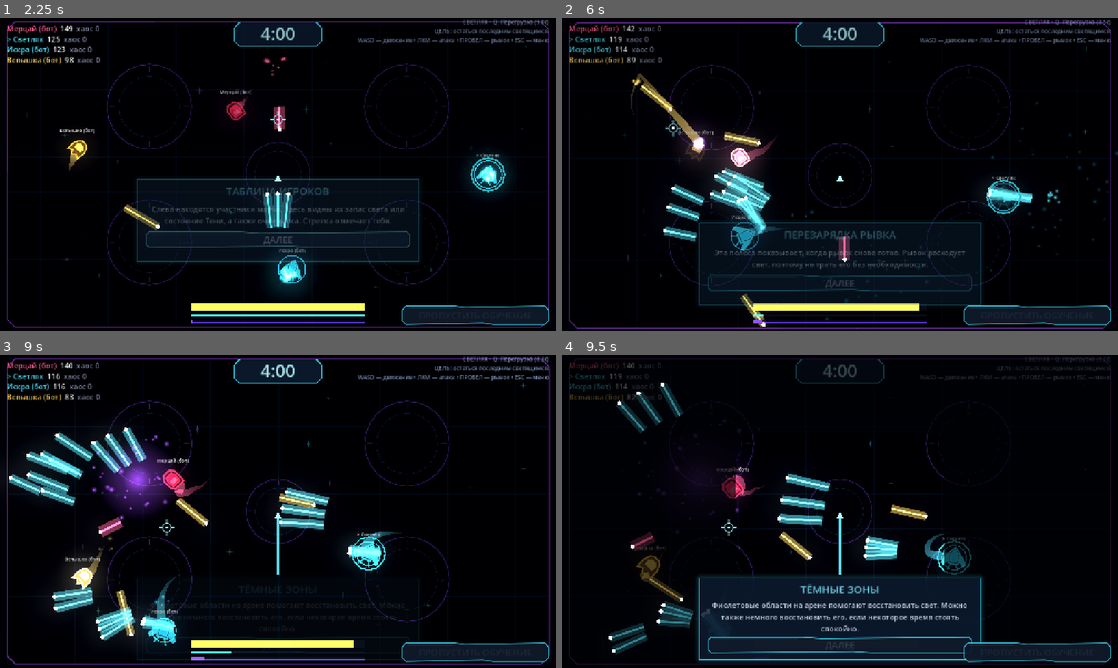
Above: before the commit, frames 1-4 (two rows, left to right).
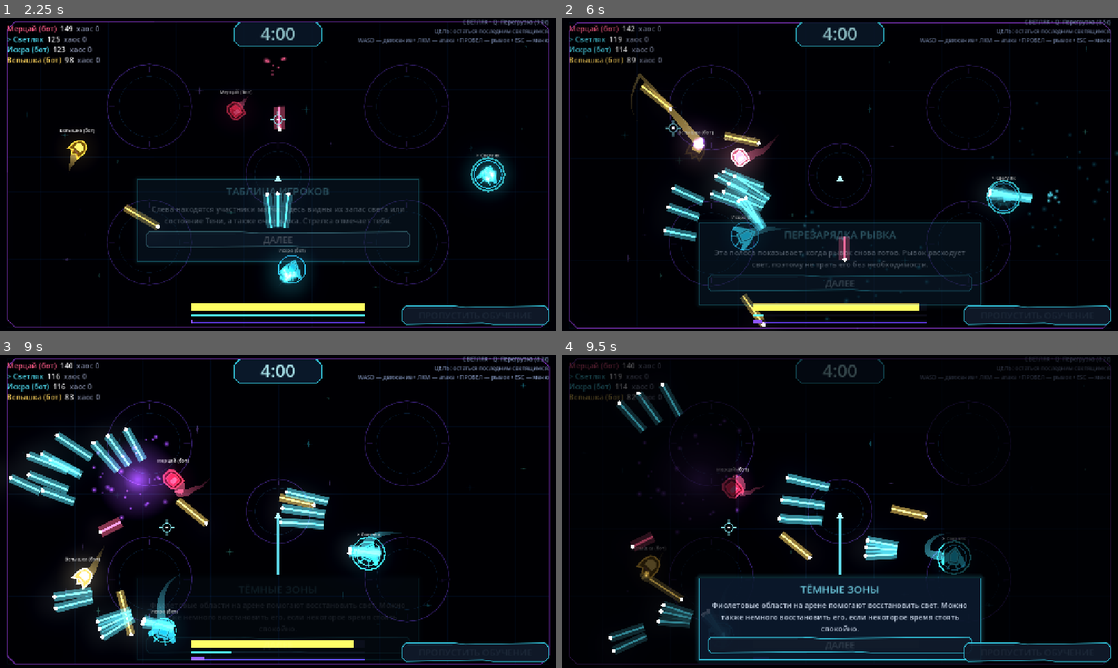
Above: after the commit, the same moments.

Repository: DvoreZZKy/svetobalamut
Game: Godot game, scene res://scenes/menu.tscn
Same seed, same stepped clock (60 frames per second), same inputs: the game is played once before the commit and once after it.
Inputs (mouse positions are in pixels of both pictures, inside the frame that each line leads up to):
- Up to frame 1 (2.25 s): click "Играть одному (с ботами)" at 0.5 s; tap Enter (restart) at 1.25 s; move the mouse to (400, 158) at 1.27 s; hold D (right) 1.28-2 s; hold Space (dash) 1.28-2 s; tap Q (ability) at 1.35 s; click (400, 158) at 1.42 s; click "ДАЛЕЕ" at 2 s
- Up to frame 2 (6 s): move the mouse to (728, 190) at 2.77 s; hold S (down) 2.78-3.53 s; tap Space (dash) at 2.85, 4.55 s; tap E (possess) at 3.05, 5.3 s; move the mouse to (895, 105) at 3.52 s; hold D (right) 3.53-4.28 s; hold E (possess) 3.53-4.28 s; tap Q (ability) at 3.8, 4.35 s; move the mouse to (812, 237) at 4.27 s; hold W (up) 4.28-5.03 s; click (812, 237) at 4.42 s; move the mouse to (1006, 221) at 5.02 s; hold Space (dash) 5.03-5.78 s; hold A (left) from 5.03 s (still down); move the mouse to (673, 127) at 5.77 s; click (673, 127) at 5.85 s
- Up to frame 3 (9 s): tap Q (ability) at 6.05, 8.3 s; move the mouse to (305, 511) at 6.52 s; release A (left) at 6.53 s; hold S (down) 6.53-7.28 s; hold E (possess) 6.53-7.28 s; click (305, 511) at 6.67 s; tap Space (dash) at 6.8 s; move the mouse to (194, 433) at 7.27 s; hold D (right) 7.28-8.03 s; tap Shift at 7.35 s; tap E (possess) at 7.55 s; move the mouse to (400, 495) at 8.02 s; hold W (up) 8.03-8.78 s; tap F at 8.1 s; move the mouse to (166, 527) at 8.77 s; hold D (right) from 8.78 s (still down); tap Keypad Enter at 8.85 s; click (166, 527) at 8.92 s
- Up to frame 4 (9.5 s): keep holding D (right); tap Space (dash) at 9.05 s

Frame 1 is identical in both runs. In frame 2, less than 0.1% of the frame differs, in the area x 12-47%, y 19-69%; in frame 3, less than 0.1%; in frame 4, less than 0.1%.

Commit message:
Apply selectable graphics quality to arena rendering

Diff:
--- a/scripts/arena.gd
+++ b/scripts/arena.gd
@@ -83,12 +83,13 @@
 	is_client = G.mode == "client"
 	local_id = multiplayer.get_unique_id() if G.mode != "single" else 1
 	var arena_env := G.make_env()
-	arena_env.environment.glow_enabled = true
-	arena_env.environment.glow_intensity = 0.62
-	arena_env.environment.glow_strength = 0.72
-	arena_env.environment.glow_bloom = 0.08
+	var quality := G.graphics_quality
+	arena_env.environment.glow_enabled = quality >= 1
+	arena_env.environment.glow_intensity = 0.24 if quality == 1 else 0.62
+	arena_env.environment.glow_strength = 0.25 if quality == 1 else 0.72
+	arena_env.environment.glow_bloom = 0.02 if quality == 1 else 0.08
 	for glow_level in range(1, 7):
-		arena_env.environment.set_glow_level(glow_level, 0.10 if glow_level <= 3 else 0.0)
+		arena_env.environment.set_glow_level(glow_level, (0.04 if quality == 1 else 0.10) if glow_level <= 3 and quality >= 1 else 0.0)
 	add_child(arena_env)
 	cam = Camera2D.new()
 	cam.position = ARENA / 2.0
@@ -409,7 +410,8 @@
 func _seed_ambient() -> void:
 	var rng := RandomNumberGenerator.new()
 	rng.randomize()
-	for i in 22:
+	var mote_count: int = [0, 8, 22][G.graphics_quality]
+	for i in mote_count:
 		ambient_motes.append({
 			"p": Vector2(rng.randf_range(35.0, ARENA.x - 35.0), rng.randf_range(35.0, ARENA.y - 35.0)),
 			"v": Vector2.from_angle(rng.randf_range(0.0, TAU)) * rng.randf_range(7.0, 20.0),
@@ -698,7 +700,7 @@
 	lbl.add_theme_font_size_override("font_size", 14)
 	root.add_child(lbl)
 	var line := Line2D.new()
-	line.width = 28.0
+	line.width = 12.0 if G.graphics_quality == 0 else (20.0 if G.graphics_quality == 1 else 28.0)
 	line.width_curve = trail_curve
 	line.gradient = trail_grad
 	line.joint_mode = Line2D.LINE_JOINT_BEVEL
@@ -814,7 +816,7 @@
 			var point_count := line.get_point_count()
 			if point_count == 0 or line.get_point_position(point_count - 1).distance_squared_to(pv.pos) >= 81.0 or pd.dt:
 				line.add_point(pv.pos)
-			var maxp := 30 if pd.dt else 20
+			var maxp := (8 if G.graphics_quality == 0 else (16 if G.graphics_quality == 1 else 30)) if pd.dt else (5 if G.graphics_quality == 0 else (10 if G.graphics_quality == 1 else 20))
 			while line.get_point_count() > maxp:
 				line.remove_point(0)
 		elif line.get_point_count() > 0:
@@ -1064,14 +1066,14 @@
 	for child in fx_layer.get_children():
 		if child is CPUParticles2D:
 			active_bursts += 1
-	if active_bursts >= (16 if important else 8):
+	if active_bursts >= ([2, 5, 8][G.graphics_quality] if important else [1, 3, 4][G.graphics_quality]):
 		return
 	var p := CPUParticles2D.new()
 	p.position = pos
 	p.texture = halo_tex
 	p.material = add_mat
-	p.amount = mini(amount, 30)
-	p.lifetime = minf(life, 0.65)
+	p.amount = mini(amount, [5, 14, 30][G.graphics_quality])
+	p.lifetime = minf(life, [0.28, 0.45, 0.65][G.graphics_quality])
 	p.one_shot = true
 	p.explosiveness = 1.0
 	p.direction = Vector2.RIGHT
@@ -1087,7 +1089,7 @@
 	p.color_ramp = fade_grad
 	fx_layer.add_child(p)
 	p.emitting = true
-	get_tree().create_timer(minf(life, 0.65) + 0.3).timeout.connect(p.queue_free)
+	get_tree().create_timer(minf(life, [0.28, 0.45, 0.65][G.graphics_quality]) + 0.2).timeout.connect(p.queue_free)
 
 
 func flash(pos: Vector2, radius: float, col: Color, dur := 0.4) -> void:
